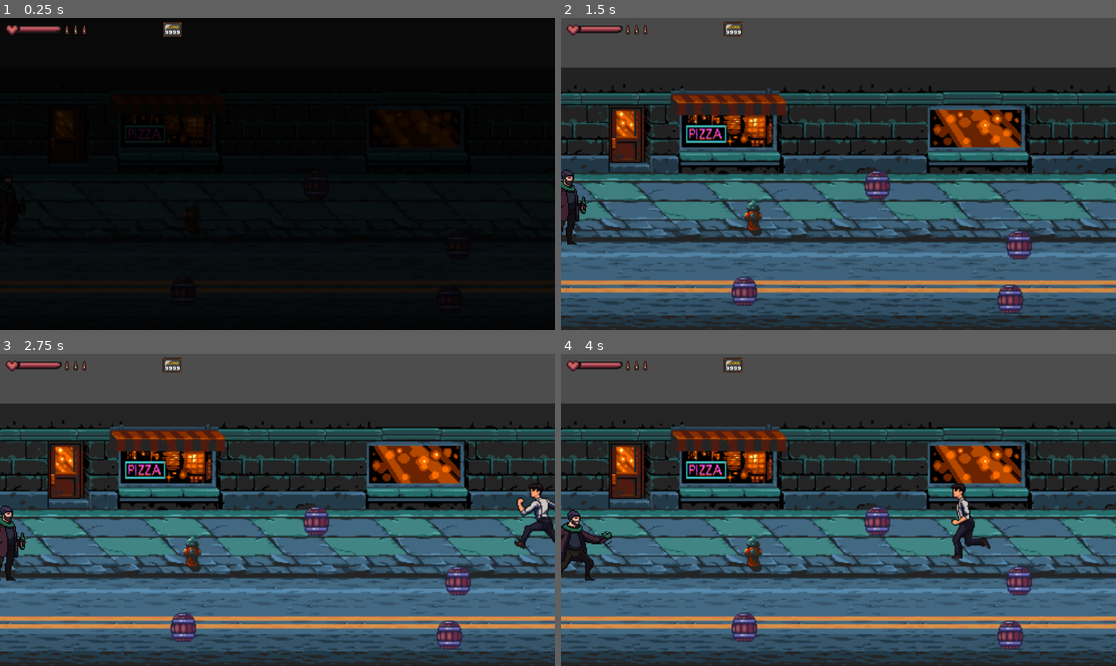
Above: before the commit, frames 1-4 (two rows, left to right).
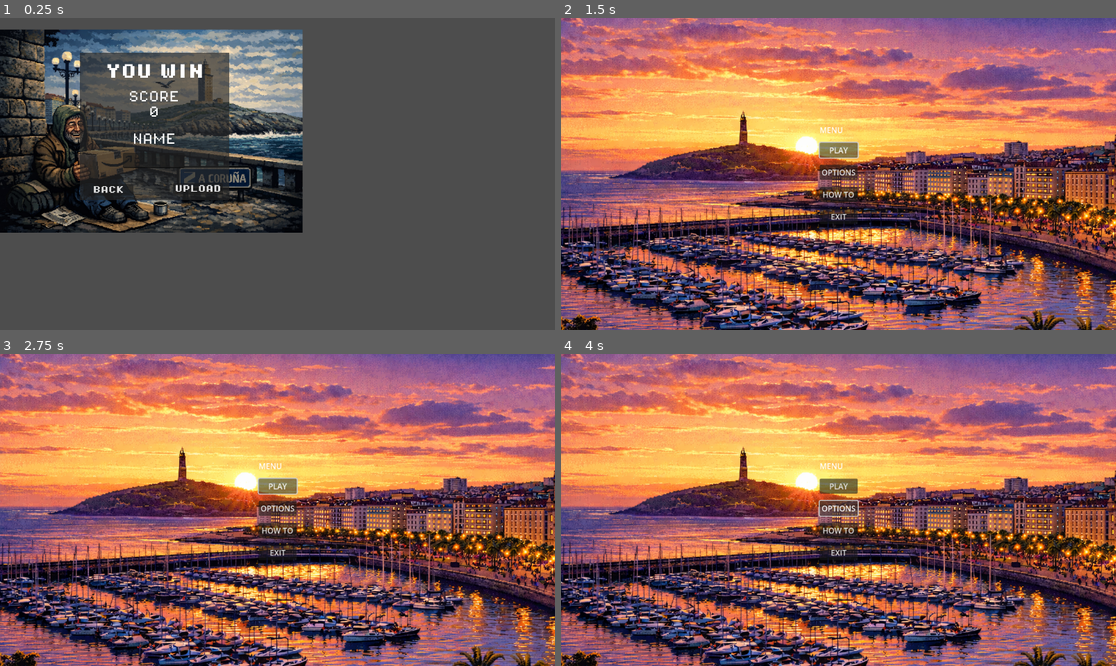
Above: after the commit, the same moments.

Repository: PedroDuarte49/Ferrol-Godot
Game: Godot game, scene res://scenes/Win_Scene.tscn
The game is run twice, just before and just after one commit, with the same random seed, the same clock (stepped at 60 frames per second) and the same inputs. Before the commit the project starts from res://scenes/main_level.tscn.
Inputs (mouse positions are in pixels of both pictures, inside the frame that each line leads up to):
- Up to frame 1 (0.25 s): no input
- Up to frame 2 (1.5 s): click (672, 189) at 0.5 s, where only the run after the commit has a clickable "BACK"; click (838, 149) at 1.25 s, where only the run after the commit has a clickable "PLAY"
- Up to frame 3 (2.75 s): click (277, 485) at 2 s, where only the run after the commit has a clickable "PLAY"
- Up to frame 4 (4 s): click (838, 506) at 2.75 s, where only the run after the commit has a clickable "OPTIONS"; hold Right (right) from 3.53 s (still down); tap Z (attack) at 3.6 s

The runs differ from the first frame. In frame 1, 93% of the frame differs, in the area x 0-100%, y 0-100%; in frame 2, 99%; in frame 3, 99%; in frame 4, 99%.

Commit message:
arreglos en gameover/win ya funcionan correctamente sus funcionalidades

Diff:
--- a/ferrol-el-juego/project.godot
+++ b/ferrol-el-juego/project.godot
@@ -11,7 +11,7 @@
 [application]
 
 config/name="Ferrol El Juego"
-run/main_scene="uid://bs30a2v76iu4q"
+run/main_scene="uid://4ikrrbkn43po"
 config/features=PackedStringArray("4.5", "Forward Plus")
 config/icon="res://icon.svg"
 
--- a/ferrol-el-juego/scenes/Win_Scene.tscn
+++ b/ferrol-el-juego/scenes/Win_Scene.tscn
@@ -5,7 +5,9 @@
 [ext_resource type="FontFile" uid="uid://fvydufgav5sc" path="res://assets/Fonts/PixelOperator8-Bold.ttf" id="2_ue0dd"]
 [ext_resource type="FontFile" uid="uid://vnt3flveknjj" path="res://assets/Fonts/PixelOperator8.ttf" id="3_6v0ig"]
 
-[node name="Win" type="Node2D"]
+[node name="Win" type="Control"]
+layout_mode = 3
+anchors_preset = 0
 script = ExtResource("1_ue0dd")
 
 [node name="Fondo" type="Sprite2D" parent="."]
@@ -15,7 +17,9 @@
 texture = ExtResource("1_jdpjn")
 
 [node name="LineEdit" type="LineEdit" parent="."]
+top_level = true
 z_index = 20
+layout_mode = 0
 offset_left = 255.20816
 offset_top = 279.59326
 offset_right = 383.87076
@@ -25,6 +29,7 @@
 
 [node name="Titulo" type="Label" parent="."]
 z_index = 5
+layout_mode = 0
 offset_left = 165.7746
 offset_top = 96.10428
 offset_right = 476.33508
@@ -37,6 +42,7 @@
 
 [node name="Fondo Secundario" type="ColorRect" parent="."]
 z_index = 4
+layout_mode = 0
 offset_left = 166.44608
 offset_top = 71.8569
 offset_right = 476.44608
@@ -45,6 +51,7 @@
 
 [node name="Titulo Player" type="Label" parent="."]
 z_index = 5
+layout_mode = 0
 offset_left = 166.11624
 offset_top = 239.70705
 offset_right = 475.87363
@@ -56,6 +63,7 @@
 
 [node name="Titulo SCORE" type="Label" parent="."]
 z_index = 5
+layout_mode = 0
 offset_left = 267.40866
 offset_top = 151.79189
 offset_right = 372.40866
@@ -66,6 +74,7 @@
 
 [node name="Score" type="Label" parent="."]
 z_index = 5
+layout_mode = 0
 offset_left = 163.64139
 offset_top = 184.1692
 offset_right = 474.69418
@@ -77,49 +86,27 @@
 horizontal_alignment = 1
 
 [node name="Volver" type="Button" parent="."]
+top_level = true
 z_index = 8
+layout_mode = 0
 offset_left = 173.27716
 offset_top = 344.71826
 offset_right = 277.27716
 offset_bottom = 368.71826
 size_flags_stretch_ratio = 0.0
 theme_override_fonts/font = ExtResource("2_ue0dd")
-button_mask = 0
 text = "BACK"
-
-[node name="Fondo Secundario Boton" type="ColorRect" parent="."]
-z_index = 4
-offset_left = 174.1244
-offset_top = 345.14746
-offset_right = 276.1244
-offset_bottom = 369.14746
-color = Color(0.44291076, 0.44291076, 0.44291073, 0.65882355)
 
 [node name="Subir" type="Button" parent="."]
 z_index = 8
+layout_mode = 0
 offset_left = 359.40686
 offset_top = 343.26004
 offset_right = 463.40686
 offset_bottom = 367.26004
 size_flags_stretch_ratio = 0.0
 theme_override_fonts/font = ExtResource("2_ue0dd")
-button_mask = 0
 text = "UPLOAD"
 
-[node name="Fondo Secundario Boton3" type="ColorRect" parent="."]
-z_index = 4
-offset_left = 255.91501
-offset_top = 280.2853
-offset_right = 383.7552
-offset_bottom = 311.2853
-color = Color(0.44291076, 0.44291076, 0.44291073, 0.65882355)
-
-[node name="Fondo Secundario Boton2" type="ColorRect" parent="."]
-z_index = 4
-offset_left = 360.08823
-offset_top = 342.9414
-offset_right = 462.08823
-offset_bottom = 366.9414
-color = Color(0.44291076, 0.44291076, 0.44291073, 0.65882355)
-
+[connection signal="pressed" from="Volver" to="." method="_on_volver_pressed"]
 [connection signal="pressed" from="Subir" to="." method="_on_subir_pressed"]
--- a/ferrol-el-juego/scenes/game_over.gd
+++ b/ferrol-el-juego/scenes/game_over.gd
@@ -1,4 +1,4 @@
-extends Node2D
+extends Node
 @onready var line_edit: LineEdit = $LineEdit
 @onready var label: Label = $Label
 @onready var score: Label = $Score
@@ -7,34 +7,38 @@
 
 # Called when the node enters the scene tree for the first time.
 func _ready() -> void:
-	score.text=str(GameManager.saved_score)
+	score.text=str(GameManager.score)
 
 
 
-func _on_server_has_responded(_result, response_code, headers, body):
+func _on_server_has_responded(_result, response_code, _headers, body):
 	var response = JSON.parse_string(body.get_string_from_utf8())
-	print("Server response:")
-	print(response)
+	print("Server response:", response)
+
+	if response_code == 201:
+		print("Score guardado correctamente")
+
+	queue_free()
+
 
 
 func _on_volver_pressed() -> void:
-	get_tree().change_scene_to_file("res://main_menu.tscn")
+	get_tree().change_scene_to_file("res://scenes/main_menu.tscn")
 
 
 
 func _on_subir_pressed() -> void:
 	var username = line_edit.text
-	print("username is: " + username)
-	if username == null:
-		printerr("Will NOT send POST data with score due to invalid username")
-		printerr("There might have been an error loading user_data file")
+	print("Nombre: " + username)
+	if username.strip_edges() == "":
+		printerr("Nombre vacío")
 		return
-
 
 	var http_request = HTTPRequest.new()
 	add_child(http_request)
 	http_request.connect("request_completed", _on_server_has_responded)
-	var body = JSON.stringify({"username": username, "score": int(score.text)})
-	var headers = ["Content-Type: application/json", "Client-Secret: abc"] # CLIENT_SECRET should never be public! If leaked, AL
+	var body = JSON.stringify({"player": username, "points": int(score.text)})
+	var headers = ["Content-Type: application/json", "Client-Secret: abc"]
 	http_request.request("http://127.0.0.1:8000/score", headers, HTTPClient.METHOD_POST, body)
-	#cambio escena al scoreboard
+
+	#cambio a scoreboard si eso
--- a/ferrol-el-juego/scenes/game_over.tscn
+++ b/ferrol-el-juego/scenes/game_over.tscn
@@ -53,7 +53,14 @@
 color_initial_ramp = SubResource("GradientTexture1D_racf3")
 alpha_curve = SubResource("CurveTexture_wqhvx")
 
-[node name="Game Over" type="Node2D"]
+[node name="Game Over" type="Control"]
+layout_mode = 3
+anchor_top = 0.041
+anchor_right = 0.541
+anchor_bottom = 0.68700004
+offset_top = -26.568
+offset_right = -623.232
+offset_bottom = -445.17603
 script = ExtResource("1_racf3")
 
 [node name="Fondo" type="Sprite2D" parent="."]
@@ -72,16 +79,19 @@
 process_material = SubResource("ParticleProcessMaterial_8bugq")
 
 [node name="LineEdit" type="LineEdit" parent="."]
+top_level = true
 z_index = 20
-offset_left = 255.20816
-offset_top = 279.59326
-offset_right = 383.87076
-offset_bottom = 311.59326
+layout_mode = 0
+offset_left = 257.0
+offset_top = 289.0
+offset_right = 385.6626
+offset_bottom = 321.0
 theme_override_fonts/font = ExtResource("3_racf3")
 theme_override_font_sizes/font_size = 24
 
 [node name="Titulo" type="Label" parent="."]
 z_index = 5
+layout_mode = 0
 offset_left = 167.0
 offset_top = 95.0
 offset_right = 477.5605
@@ -94,6 +104,7 @@
 
 [node name="Fondo Secundario" type="ColorRect" parent="."]
 z_index = 4
+layout_mode = 0
 offset_left = 166.44608
 offset_top = 71.8569
 offset_right = 476.44608
@@ -102,6 +113,7 @@
 
 [node name="Titulo Player" type="Label" parent="."]
 z_index = 5
+layout_mode = 0
 offset_left = 166.11624
 offset_top = 239.70705
 offset_right = 475.87363
@@ -113,6 +125,7 @@
 
 [node name="Titulo SCORE" type="Label" parent="."]
 z_index = 5
+layout_mode = 0
 offset_left = 267.40866
 offset_top = 151.79189
 offset_right = 372.40866
@@ -123,6 +136,7 @@
 
 [node name="Score" type="Label" parent="."]
 z_index = 5
+layout_mode = 0
 offset_left = 163.64139
 offset_top = 184.1692
 offset_right = 474.69418
@@ -134,50 +148,28 @@
 horizontal_alignment = 1
 
 [node name="Volver" type="Button" parent="."]
+top_level = true
 z_index = 8
-offset_left = 173.27716
-offset_top = 344.71826
-offset_right = 277.27716
-offset_bottom = 368.71826
+layout_mode = 0
+offset_left = 174.0
+offset_top = 346.0
+offset_right = 278.0
+offset_bottom = 370.0
 size_flags_stretch_ratio = 0.0
 theme_override_fonts/font = ExtResource("2_tbwuq")
-button_mask = 0
 text = "BACK"
 
-[node name="Fondo Secundario Boton" type="ColorRect" parent="."]
-z_index = 4
-offset_left = 174.1244
-offset_top = 345.14746
-offset_right = 276.1244
-offset_bottom = 369.14746
-color = Color(0.44291076, 0.44291076, 0.44291073, 0.65882355)
-
 [node name="Subir" type="Button" parent="."]
+top_level = true
 z_index = 8
-offset_left = 359.40686
-offset_top = 343.26004
-offset_right = 463.40686
-offset_bottom = 367.26004
+layout_mode = 0
+offset_left = 360.0
+offset_top = 346.0
+offset_right = 464.0
+offset_bottom = 370.0
 size_flags_stretch_ratio = 0.0
 theme_override_fonts/font = ExtResource("2_tbwuq")
-button_mask = 0
 text = "UPLOAD"
-
-[node name="Fondo Secundario Boton3" type="ColorRect" parent="."]
-z_index = 4
-offset_left = 255.91501
-offset_top = 280.2853
-offset_right = 384.34872
-offset_bottom = 311.2853
-color = Color(0.44291076, 0.44291076, 0.44291073, 0.65882355)
-
-[node name="Fondo Secundario Boton2" type="ColorRect" parent="."]
-z_index = 4
-offset_left = 360.08823
-offset_top = 342.9414
-offset_right = 462.08823
-offset_bottom = 366.9414
-color = Color(0.44291076, 0.44291076, 0.44291073, 0.65882355)
 
 [connection signal="pressed" from="Volver" to="." method="_on_volver_pressed"]
 [connection signal="pressed" from="Subir" to="." method="_on_subir_pressed"]
--- a/ferrol-el-juego/scenes/win_scene.gd
+++ b/ferrol-el-juego/scenes/win_scene.gd
@@ -1,4 +1,4 @@
-extends Node2D
+extends Control
 @onready var line_edit: LineEdit = $LineEdit
 @onready var label: Label = $Label
 @onready var score: Label = $Score
@@ -7,7 +7,7 @@
 
 # Called when the node enters the scene tree for the first time.
 func _ready() -> void:
-	score.text=str(GameManager.saved_score)
+	score.text=str(GameManager.score)
 
 
 
@@ -18,11 +18,12 @@
 
 
 func _on_volver_pressed() -> void:
-	get_tree().change_scene_to_file("res://main_menu.tscn")
+	print("volver")
+	get_tree().change_scene_to_file("res://scenes/main_menu.tscn")
 
 func _on_subir_pressed() -> void:
 	var username = line_edit.text
-	print("username is: " + username)
+	print("Nombre: " + username)
 	if username == null:
 		printerr("Will NOT send POST data with score due to invalid username")
 		printerr("There might have been an error loading user_data file")
@@ -32,7 +33,7 @@
 	var http_request = HTTPRequest.new()
 	add_child(http_request)
 	http_request.connect("request_completed", _on_server_has_responded)
-	var body = JSON.stringify({"username": username, "score": int(score.text)})
+	var body = JSON.stringify({"player": username, "points": int(score.text)})
 	var headers = ["Content-Type: application/json", "Client-Secret: abc"] # CLIENT_SECRET should never be public! If leaked, AL
 	http_request.request("http://127.0.0.1:8000/score", headers, HTTPClient.METHOD_POST, body)
 	#cambio escena al scoreboard
--- a/ferrol-el-juego/scripts/game_manager.gd
+++ b/ferrol-el-juego/scripts/game_manager.gd
@@ -9,7 +9,7 @@
 var player_spawn_tag := "Spawn"
 
 var score := 0
-var saved_score := 0
+
 # Called when the node enters the scene tree for the first time.
 
 var levels = ["res://scenes/mapa-1.tscn",
